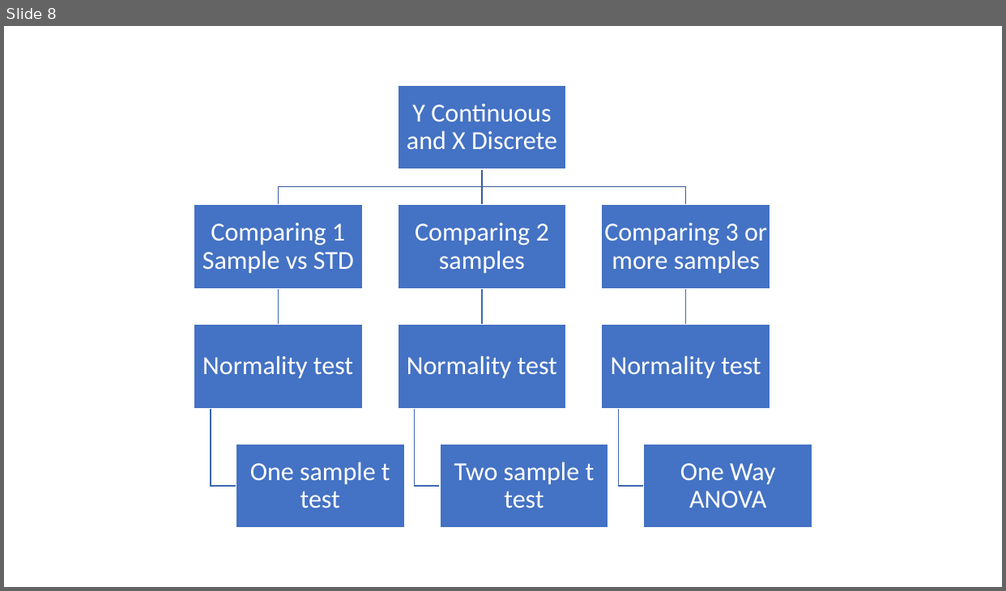
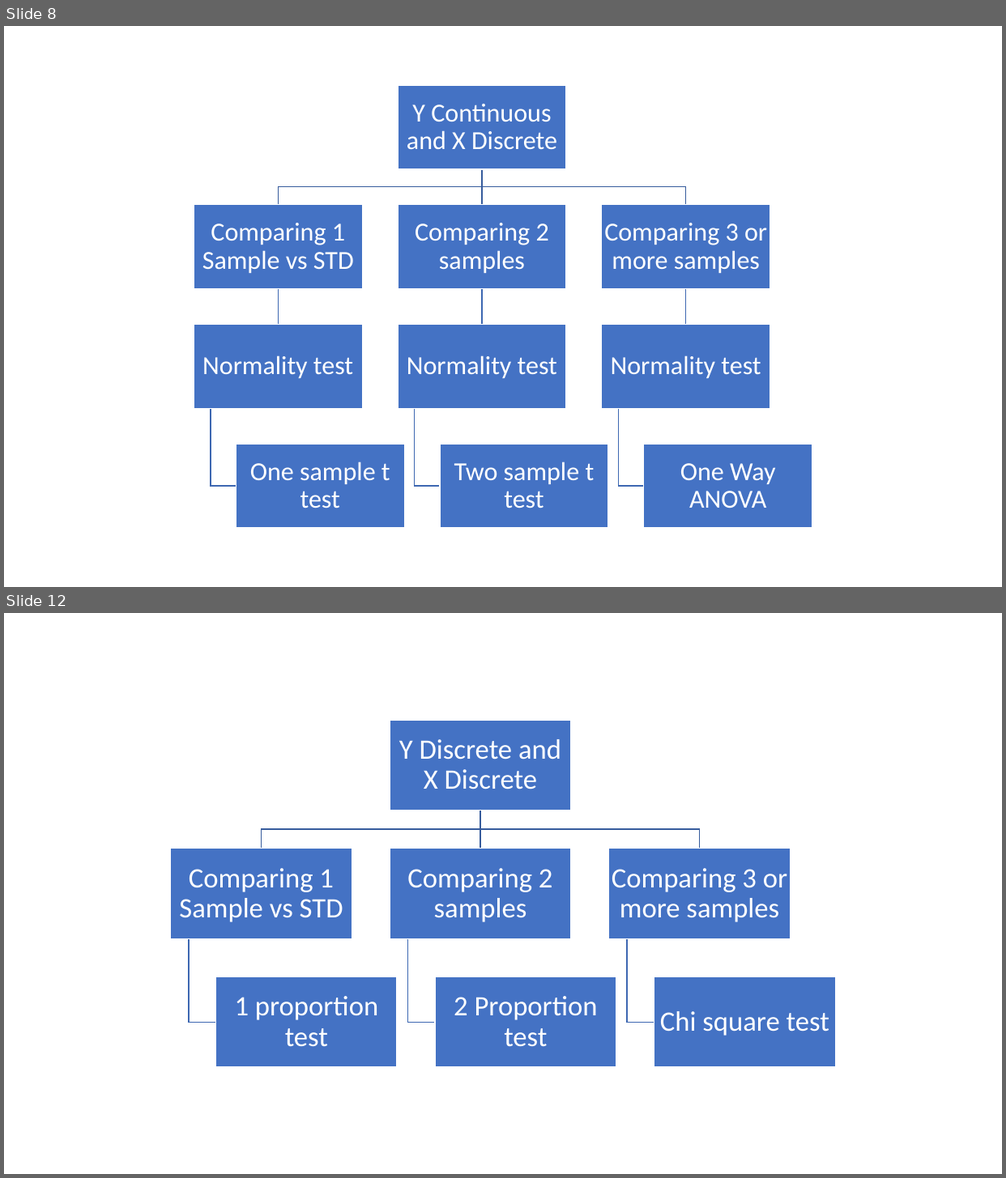
Before and after one commit to Rajeshprd/Decodr-batch-2-, a slide deck: Inferential Statistics.pptx. Shown one above the other, each under a label of ours: slide 8 before the commit, slides 8 and 12 after it; the slides between them are not shown. The pictures are 1006x591 and 1006x1178 pixels, drawn with LibreOffice and Linux fonts; fonts in the diff are those of the drawing. Boxes give left, top, right and bottom in pixels: in the first picture for what was removed or moved away, otherwise in the second. Text is boxed around its words. In the diff, an @@ line names an element or a change of style, - is before the commit and + after.

```diff
--- a/Inferential Statistics.pptx
+++ b/Inferential Statistics.pptx
@@ slide 12 added at [4, 613, 1002, 1174], background #FFFFFF @@
@@ group added at [171, 720, 836, 1067]: 7 rectangles, 7 texts, 6 freeform shapes @@
+Y Discrete and X Discrete
+Comparing 1 Sample vs STD
+1 proportion test
+Comparing 2 samples
+2 Proportion test
+Comparing 3 or more samples
+Chi square test
```
Also in this commit, not shown: 8 other slides added.
